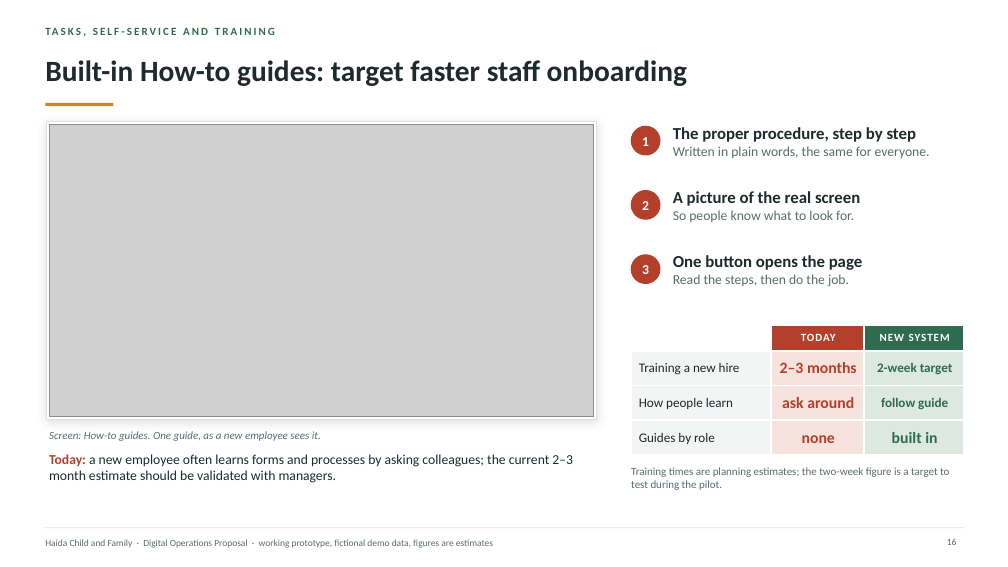
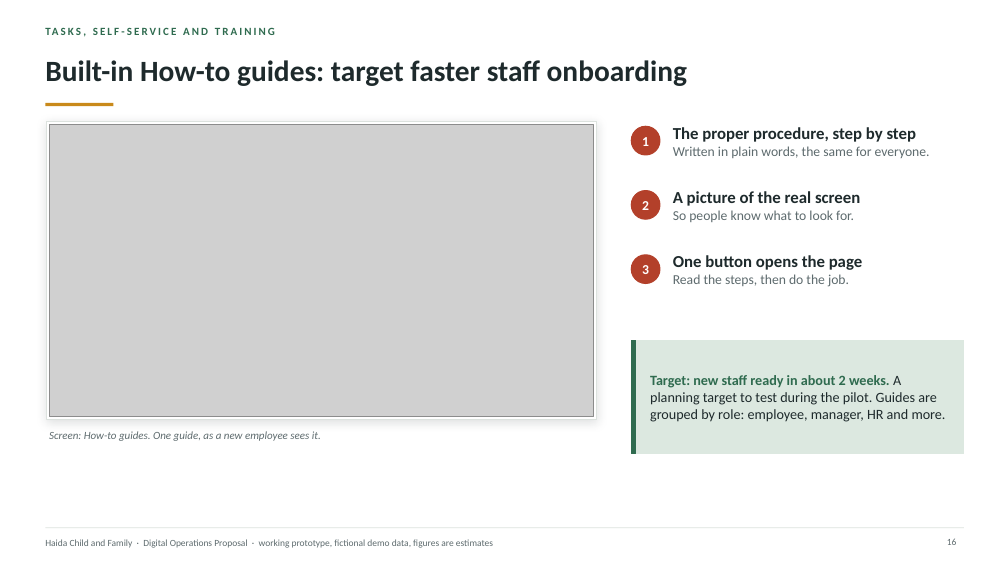
Before and after one commit to AndalibOlee/Portfolio, a slide deck: slide 16 of demo-platform/docs/Haida_Child_and_Family_Executive_Digital_Operations_Proposal.pptx. Drawn at 1008x567 pixels with LibreOffice and Linux fonts; fonts in the diff are those of the drawing; grey boxes stand for pictures. Boxes give left, top, right and bottom in pixels: in the first picture for what was removed or moved away, otherwise in the second. Text is boxed around its words. In the diff, an @@ line names an element or a change of style, - is before the commit and + after.

```diff
--- a/demo-platform/docs/Haida_Child_and_Family_Executive_Digital_Operations_Proposal.pptx
+++ b/demo-platform/docs/Haida_Child_and_Family_Executive_Digital_Operations_Proposal.pptx
@@ table removed at bbox=[631, 325, 964, 448], 4 rows, 3 columns @@
- | TODAY | NEW SYSTEM
-Training a new hire | 2–3 months | 2-week target
-How people learn | ask around | follow guide
-Guides by role | none | built in
@@ rectangle added at bbox=[631, 340, 964, 454], fill #DCE8E0, outline #DCE8E0 1 pt @@
@@ rectangle added at bbox=[631, 340, 636, 454], fill #2F6B4F, outline #2F6B4F 1 pt @@
@@ text added at bbox=[650, 375, 946, 422], 13.5 pt, text #1E2A2C @@
+Target: new staff ready in about 2 weeks. A planning target to test during the pilot. Guides are grouped by role: employee, manager, HR and more.
@@ text removed at bbox=[49, 454, 573, 483] @@
-Today: a new employee often learns forms and processes by asking colleagues; the current 2–3 month estimate should be validated with managers.
@@ text removed at bbox=[631, 467, 949, 490] @@
-Training times are planning estimates; the two-week figure is a target to test during the pilot.
```
Also in this commit, not shown: 13 other slides changed, 10 other files.
